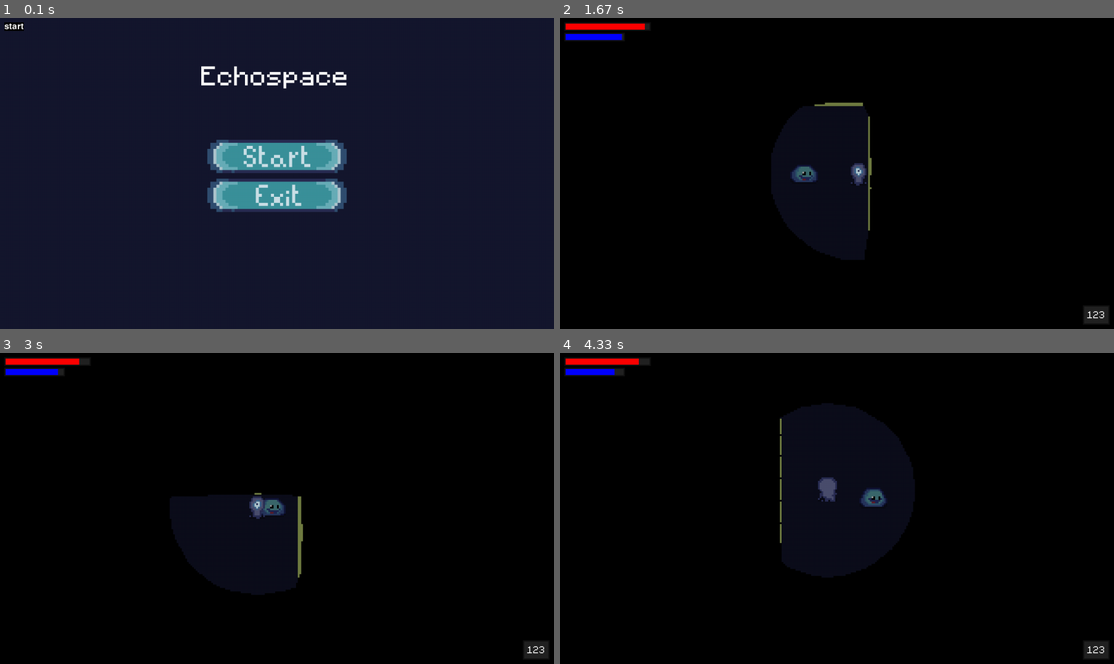
Above: before the commit, frames 1-4 (two rows, left to right).
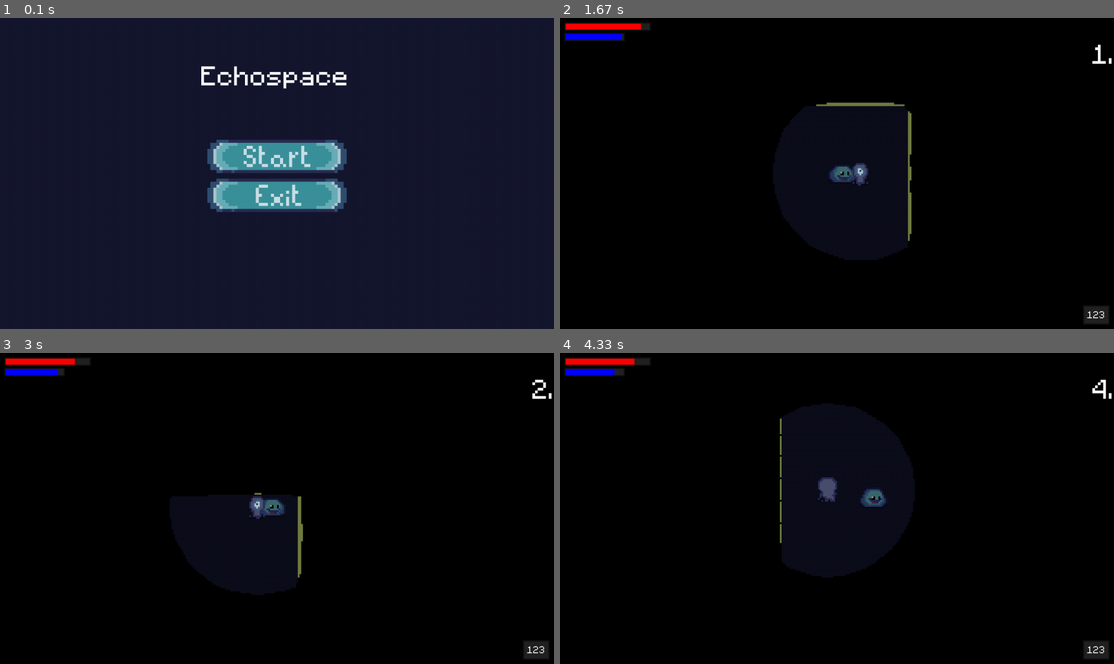
Above: after the commit, the same moments.

Repository: SushiOnToast/pygame-community-spring-jam-2025
Game: pygame game, started from code/main.py
The game is run twice, just before and just after one commit, with the same random seed, the same clock (stepped at 60 frames per second) and the same inputs.
Inputs (mouse positions are in pixels of both pictures, inside the frame that each line leads up to):
- Up to frame 1 (0.1 s): no input
- Up to frame 2 (1.67 s): click (837, 154) at 0.38 s; tap Space at 0.67, 1.07, 1.37, 1.57 s; hold Ctrl 1-1.47 s; hold D 1-1.47 s; hold D from 1.5 s (still down)
- Up to frame 3 (3 s): tap Space at 1.87, 2.07, 2.4, 2.7, 2.9 s; release D at 1.97 s; hold W 2-2.3 s; hold D 2.33-2.8 s; hold A from 2.83 s (still down)
- Up to frame 4 (4.33 s): tap Space at 3.2, 3.47, 3.8, 4.1, 4.23 s; release A at 3.37 s; hold S 3.4-3.7 s; hold A 3.73-4.13 s; hold W from 4.17 s (still down)

The runs differ from the first frame. In frame 1, less than 0.1% of the frame differs, in the area x 0-5%, y 1-5%; in frame 2, 4.6%, in the area x 14-100%, y 1-78%; in frame 3, 0.1%; in frame 4, 0.1%.

Commit message:
add simple crouching and time survived

Diff:
--- a/code/game_mechanics.py
+++ b/code/game_mechanics.py
@@ -60,66 +60,67 @@
 
 
     def draw(self, pos, camera_offset, obstacles):
-        # Create surface for walking ripples
-        if self.player.is_moving and not self.player.is_doing_echolocation:
-            walk_surf = pygame.Surface((WIDTH, HEIGHT), pygame.SRCALPHA)
-            for ripple in self.walking_ripples:
-                color = (*COLORKEY, int(ripple['alpha']))
-                pygame.draw.circle(
-                    walk_surf,
-                    color,
-                    (pos.centerx - camera_offset.x, pos.centery - camera_offset.y),
-                    ripple['radius'],
-                )
-            self.cover_surf.blit(walk_surf, (0, 0))
+        if not self.player.is_crouching:
+            # Create surface for walking ripples
+            if self.player.is_moving and not self.player.is_doing_echolocation:
+                walk_surf = pygame.Surface((WIDTH, HEIGHT), pygame.SRCALPHA)
+                for ripple in self.walking_ripples:
+                    color = (*COLORKEY, int(ripple['alpha']))
+                    pygame.draw.circle(
+                        walk_surf,
+                        color,
+                        (pos.centerx - camera_offset.x, pos.centery - camera_offset.y),
+                        ripple['radius'],
+                    )
+                self.cover_surf.blit(walk_surf, (0, 0))
 
 
-        # Create surface for echolocation
-        if self.player.is_doing_echolocation:
-            # echo_surf = pygame.Surface((WIDTH, HEIGHT), pygame.SRCALPHA)
-            # num_bands = 3
-            # band_spacing = 10
-            # band_thickness = 12
+            # Create surface for echolocation
+            if self.player.is_doing_echolocation:
+                # echo_surf = pygame.Surface((WIDTH, HEIGHT), pygame.SRCALPHA)
+                # num_bands = 3
+                # band_spacing = 10
+                # band_thickness = 12
 
-            # for i in reversed(range(num_bands)):
-            #     radius = self.echo_current_radius - (i * band_spacing)
-            #     if radius > 0:
-            #         alpha = max(0, self.echo_fade -
-            #                     ((num_bands - 1 - i) * 40))
-            #         color = (*COLORKEY, alpha)
-            #         if i == num_bands-1:
-            #             pygame.draw.circle(
-            #                 echo_surf,
-            #                 color,
-            #                 (pos.centerx - camera_offset.x,
-            #                 pos.centery - camera_offset.y),
-            #                 int(radius),
-            #             )
-            #         else:
-            #             pygame.draw.circle(
-            #                 echo_surf,
-            #                 color,
-            #                 (pos.centerx - camera_offset.x,
-            #                 pos.centery - camera_offset.y),
-            #                 int(radius),
-            #                 width=band_thickness
-            #             )
-            # self.cover_surf.blit(echo_surf, (0, 0))
-            echo_surf = pygame.Surface((WIDTH, HEIGHT), pygame.SRCALPHA)
-            self.echo_fade -= 40
-            color = (*COLORKEY, 150)
+                # for i in reversed(range(num_bands)):
+                #     radius = self.echo_current_radius - (i * band_spacing)
+                #     if radius > 0:
+                #         alpha = max(0, self.echo_fade -
+                #                     ((num_bands - 1 - i) * 40))
+                #         color = (*COLORKEY, alpha)
+                #         if i == num_bands-1:
+                #             pygame.draw.circle(
+                #                 echo_surf,
+                #                 color,
+                #                 (pos.centerx - camera_offset.x,
+                #                 pos.centery - camera_offset.y),
+                #                 int(radius),
+                #             )
+                #         else:
+                #             pygame.draw.circle(
+                #                 echo_surf,
+                #                 color,
+                #                 (pos.centerx - camera_offset.x,
+                #                 pos.centery - camera_offset.y),
+                #                 int(radius),
+                #                 width=band_thickness
+                #             )
+                # self.cover_surf.blit(echo_surf, (0, 0))
+                echo_surf = pygame.Surface((WIDTH, HEIGHT), pygame.SRCALPHA)
+                self.echo_fade -= 40
+                color = (*COLORKEY, 150)
 
-            # Get hit points in world coordinates
-            hit_points = get_hit_points(self.player.hitbox.center, 50, list(obstacles), simplify=True)
+                # Get hit points in world coordinates
+                hit_points = get_hit_points(self.player.hitbox.center, 50, list(obstacles), simplify=True)
 
-            # Convert hit points to screen coordinates using camera offset
-            screen_points = [pygame.Vector2(point) - camera_offset for point in hit_points]
+                # Convert hit points to screen coordinates using camera offset
+                screen_points = [pygame.Vector2(point) - camera_offset for point in hit_points]
 
-            # Draw polygon if valid
-            if len(screen_points) >= 3:
-                pygame.draw.polygon(echo_surf, color, screen_points)
+                # Draw polygon if valid
+                if len(screen_points) >= 3:
+                    pygame.draw.polygon(echo_surf, color, screen_points)
 
-            self.cover_surf.blit(echo_surf, (0, 0))
+                self.cover_surf.blit(echo_surf, (0, 0))
 
     def update(self, pos, camera_offset, obstacles):
         self.update_walking_sound()
--- a/code/level.py
+++ b/code/level.py
@@ -9,6 +9,8 @@
 
   def __init__(self, surface):
     self.display_surface = surface
+    self.time_survived = 0
+    self.start_time = pygame.time.get_ticks()
 
     # sprite group setup
     self.visible_sprites = YSortCameraGroup(self.display_surface)
@@ -88,6 +90,11 @@
     self.draw_overlay()
     self.visible_sprites.draw_player(self.player)
 
+  def update_time_survived(self):
+     current_time = pygame.time.get_ticks()
+     self.time_survived = (current_time - self.start_time)/1000
+
+
   def detect_state(self, current_state):
     state = current_state
     if current_state == "running":
@@ -101,7 +108,8 @@
     self.visible_sprites.update()
     self.visible_sprites.enemy_update(self.player)
     self.check_player_enemy_collisions()
-    self.ui.display(self.player)
+    self.update_time_survived()
+    self.ui.display(self.player, self.time_survived)
 
 
 class YSortCameraGroup(pygame.sprite.Group):
--- a/code/main.py
+++ b/code/main.py
@@ -54,9 +54,8 @@
             self.screen.blit(scaled_surface, (0, 0))
 
             # DRAW UI AFTER SCALING
-            self.level.ui.display(self.level.player)
+            self.level.ui.display(self.level.player, self.level.time_survived)
 
-            # debug(self.screen, self.clock.get_fps())
 
             pygame.display.update()
             self.clock.tick(FPS)
@@ -70,7 +69,7 @@
 
         if not game.playing:
             if game.state == "dead":
-                exit_clicked = ui.draw_death_screen(screen)
+                exit_clicked = ui.draw_death_screen(screen, game.level.time_survived)
                 if exit_clicked:
                     run = False
             else:
@@ -91,8 +90,6 @@
             if event.type == pygame.QUIT:
                 run = False
 
-        debug(screen, game.state)
-
         pygame.display.update()
         game.clock.tick(FPS)
 
--- a/code/player.py
+++ b/code/player.py
@@ -33,6 +33,7 @@
     self.echolocation_time = 0
     self.base_echolocation_duration = 3000  # 4 seconds base duration
     self.echolocation_duration = self.base_echolocation_duration
+    self.is_crouching = False
 
     #stats
     self.stats = {'health':100,'energy':60,'attack':10,'magic':4,'speed':2}
@@ -85,6 +86,11 @@
         # Use fixed duration instead of energy-based
         self.echolocation_duration = self.base_echolocation_duration
         self.energy_regen_pause_time = pygame.time.get_ticks() + self.energy_regen_pause_duration
+
+    if keys[pygame.K_LCTRL]:
+      self.is_crouching = True
+    else:
+      self.is_crouching = False
 
   def cooldowns(self):
       current_time = pygame.time.get_ticks()
@@ -140,9 +146,20 @@
       self.image = animation[int(self.frame_index)]
       self.rect = self.image.get_rect(center=self.hitbox.center)
 
+  def update_speed(self):
+    speed_multiplier = 1
+    animation_speed_multiplier = 1
+    if self.is_crouching:
+      speed_multiplier = 0.5
+      animation_speed_multiplier = 0.5
+
+    self.speed = self.stats["speed"] * speed_multiplier
+    self.animation_speed = 0.15 * animation_speed_multiplier
+
   def update(self):
     self.input()
     self.move(self.speed)
     self.cooldowns()
     self.get_status()
     self.animate()
+    self.update_speed()
--- a/code/ui.py
+++ b/code/ui.py
@@ -60,7 +60,8 @@
         pygame.draw.rect(self.display_surface, UI_BORDER_COLOUR,
                          text_rect.inflate(20, 20), 3)
 
-    def display(self, player):
+    def display(self, player, time_survived):
+
         self.show_bar(
             player.health, player.stats['health'], self.health_bar_rect, HEALTH_COLOR)
         self.show_bar(
@@ -68,9 +69,12 @@
 
         self.show_exp(player.exp)
 
-    def draw_death_screen(self, screen):
+        draw_text(self.display_surface, str(time_survived), self.menu_font, TEXT_COLOR, WINDOW_WIDTH-50, 50)
+
+    def draw_death_screen(self, screen, time_survived):
         screen.fill(BG_COLOR)
         draw_text(screen, "You died!", self.menu_font, TEXT_COLOR, 465, 100)
+        draw_text(screen, str(time_survived), self.menu_font, TEXT_COLOR, 465, 150)
         exit_clicked = self.exit_button.update(screen)
 
         return exit_clicked
Not shown, added: requirements.txt
